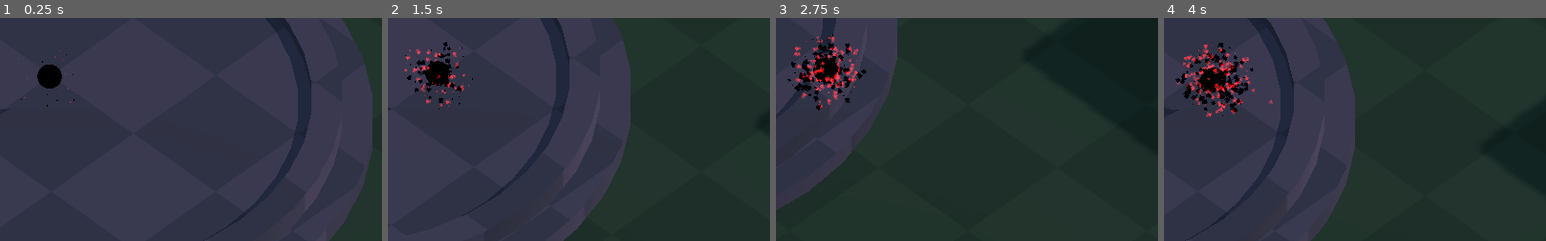
Above: before the commit, frames 1-4 (left to right).
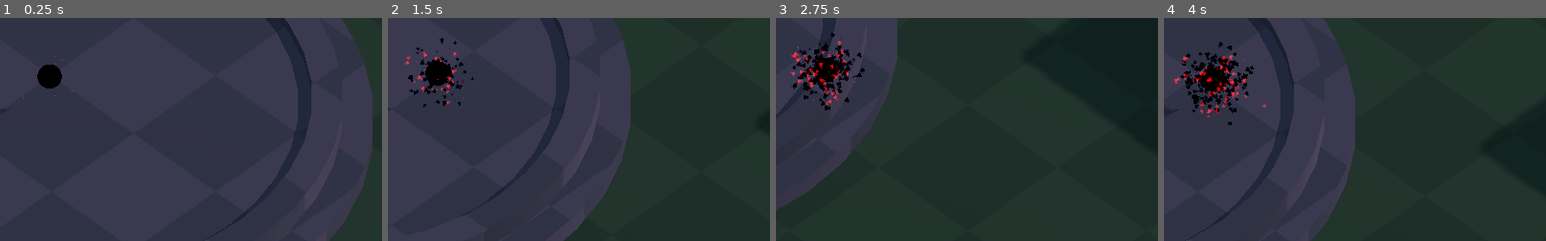
Above: after the commit, the same moments.

Repository: CROmartin/MiniJam70
Game: Godot game, scene res://Scenes-Martin/main.tscn
Two runs of this game, one before a commit and one after it. Both use one fixed random seed, a clock stepped at 60 frames per second and the inputs below.
Inputs:
- Up to frame 1 (0.25 s): no input
- Up to frame 2 (1.5 s): hold D (right) 0.53-1.28 s; hold S (down) from 1.28 s (still down)
- Up to frame 3 (2.75 s): release S (down) at 2.03 s; hold D (right) from 2.03 s (still down)
- Up to frame 4 (4 s): release D (right) at 2.78 s; hold W (up) 2.78-3.53 s; hold A (left) from 3.53 s (still down)
The pictures show only the part of the screen within x 44-94%, y 35-85%; the shares and areas given below are measured in that part.

The runs differ from the first frame. In frame 1, less than 0.1% of the frame differs, in the area x 4-20%, y 14-40%; in frame 2, 1.2%; in frame 3, 2.4%; in frame 4, 2.8%, in the area x 2-29%, y 10-49%.

Commit message:
Player changes

Diff:
--- a/Scenes-Martin/Player.tscn
+++ b/Scenes-Martin/Player.tscn
@@ -10,6 +10,13 @@
 [sub_resource type="SpatialMaterial" id=12]
 flags_unshaded = true
 albedo_color = Color( 0, 0, 0, 0 )
+
+[sub_resource type="Gradient" id=13]
+offsets = PoolRealArray( 0, 0.77037, 1 )
+colors = PoolColorArray( 1, 0, 0, 1, 1, 0.517647, 0.517647, 1, 1, 0.333333, 0.333333, 0 )
+
+[sub_resource type="GradientTexture" id=14]
+gradient = SubResource( 13 )
 
 [sub_resource type="Curve" id=1]
 _data = [ Vector2( 0.0126582, 0.190909 ), 0.0, 0.0, 0, 0, Vector2( 0.303797, 0.845455 ), 0.0, 0.0, 0, 0, Vector2( 0.772152, 0.5 ), 0.0, 0.0, 0, 0, Vector2( 1, 1 ), 0.0, 0.0, 0, 0 ]
@@ -24,7 +31,7 @@
 [sub_resource type="GradientTexture" id=4]
 gradient = SubResource( 3 )
 
-[sub_resource type="ParticlesMaterial" id=5]
+[sub_resource type="ParticlesMaterial" id=15]
 trail_color_modifier = SubResource( 4 )
 emission_shape = 1
 emission_sphere_radius = 3.0
@@ -42,9 +49,10 @@
 damping_random = 1.0
 scale = 0.5
 scale_curve = SubResource( 2 )
+color_ramp = SubResource( 14 )
 
-[sub_resource type="SpatialMaterial" id=6]
-flags_transparent = true
+[sub_resource type="SpatialMaterial" id=16]
+flags_unshaded = true
 vertex_color_use_as_albedo = true
 params_blend_mode = 1
 params_billboard_mode = 3
@@ -55,21 +63,47 @@
 albedo_texture = ExtResource( 1 )
 
 [sub_resource type="QuadMesh" id=7]
-material = SubResource( 6 )
+material = SubResource( 16 )
 
-[sub_resource type="SpatialMaterial" id=9]
-flags_transparent = true
+[sub_resource type="Gradient" id=17]
+offsets = PoolRealArray( 0, 0.77037, 1 )
+colors = PoolColorArray( 0, 0, 0, 1, 1, 1, 1, 1, 0, 0, 0, 1 )
+
+[sub_resource type="GradientTexture" id=18]
+gradient = SubResource( 17 )
+
+[sub_resource type="ParticlesMaterial" id=19]
+trail_color_modifier = SubResource( 4 )
+emission_shape = 1
+emission_sphere_radius = 3.0
+direction = Vector3( 0, 1, 0 )
+spread = 5.0
+gravity = Vector3( 0, 0, 0 )
+angular_velocity = 200.0
+angular_velocity_random = 1.0
+linear_accel = 0.2
+radial_accel = -80.0
+radial_accel_random = 1.0
+tangential_accel = 5.0
+tangential_accel_random = 1.0
+damping = 10.0
+damping_random = 1.0
+scale = 0.5
+scale_curve = SubResource( 2 )
+color_ramp = SubResource( 18 )
+
+[sub_resource type="SpatialMaterial" id=20]
+flags_unshaded = true
 vertex_color_use_as_albedo = true
 params_blend_mode = 2
 params_billboard_mode = 3
 particles_anim_h_frames = 1
 particles_anim_v_frames = 1
 particles_anim_loop = false
-albedo_color = Color( 1, 0.784314, 0.784314, 1 )
 albedo_texture = ExtResource( 1 )
 
 [sub_resource type="QuadMesh" id=10]
-material = SubResource( 9 )
+material = SubResource( 20 )
 
 [node name="Player" type="KinematicBody"]
 script = ExtResource( 2 )
@@ -87,16 +121,16 @@
 
 [node name="Particles" type="Particles" parent="body"]
 transform = Transform( 0.1, 0, 0, 0, 0.1, 0, 0, 0, 0.1, 0, 0.969639, 0 )
-amount = 250
+amount = 125
 lifetime = 5.0
-process_material = SubResource( 5 )
+process_material = SubResource( 15 )
 draw_pass_1 = SubResource( 7 )
 
 [node name="Particles2" type="Particles" parent="body"]
 transform = Transform( 0.1, 0, 0, 0, 0.1, 0, 0, 0, 0.1, 0, 0.969639, 0 )
-amount = 250
+amount = 375
 lifetime = 5.0
-process_material = SubResource( 5 )
+process_material = SubResource( 19 )
 draw_pass_1 = SubResource( 10 )
 
 [node name="Camera" type="Camera" parent="."]
--- /dev/null
+++ b/Scenes-Martin/red_particles.tres
@@ -0,0 +1,41 @@
+[gd_resource type="ParticlesMaterial" load_steps=7 format=2]
+
+[sub_resource type="Gradient" id=13]
+offsets = PoolRealArray( 0, 0.77037, 1 )
+colors = PoolColorArray( 1, 0, 0, 1, 1, 0.517647, 0.517647, 1, 1, 0.333333, 0.333333, 0 )
+
+[sub_resource type="GradientTexture" id=14]
+gradient = SubResource( 13 )
+
+[sub_resource type="Curve" id=1]
+_data = [ Vector2( 0.0126582, 0.190909 ), 0.0, 0.0, 0, 0, Vector2( 0.303797, 0.845455 ), 0.0, 0.0, 0, 0, Vector2( 0.772152, 0.5 ), 0.0, 0.0, 0, 0, Vector2( 1, 1 ), 0.0, 0.0, 0, 0 ]
+
+[sub_resource type="CurveTexture" id=2]
+curve = SubResource( 1 )
+
+[sub_resource type="Gradient" id=3]
+offsets = PoolRealArray( 0, 0.503704, 1 )
+colors = PoolColorArray( 0.596078, 0.305882, 0.00392157, 1, 0.776471, 0.290196, 0, 1, 1, 0.203922, 0.203922, 1 )
+
+[sub_resource type="GradientTexture" id=4]
+gradient = SubResource( 3 )
+
+[resource]
+trail_color_modifier = SubResource( 4 )
+emission_shape = 1
+emission_sphere_radius = 3.0
+direction = Vector3( 0, 1, 0 )
+spread = 5.0
+gravity = Vector3( 0, 0, 0 )
+angular_velocity = 200.0
+angular_velocity_random = 1.0
+linear_accel = 0.2
+radial_accel = -80.0
+radial_accel_random = 1.0
+tangential_accel = 5.0
+tangential_accel_random = 1.0
+damping = 10.0
+damping_random = 1.0
+scale = 0.5
+scale_curve = SubResource( 2 )
+color_ramp = SubResource( 14 )
Not shown: 1 places in Scenes-Martin/Player.tscn that only renumber resources
